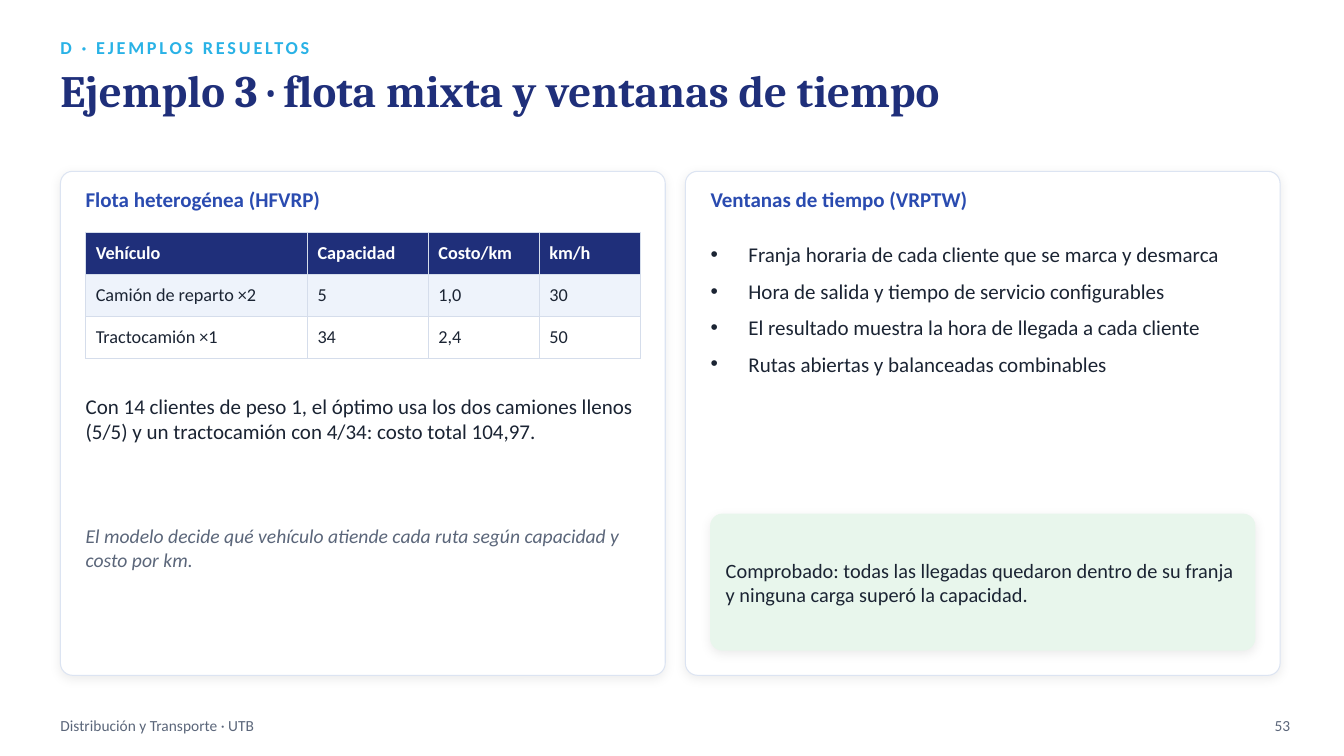
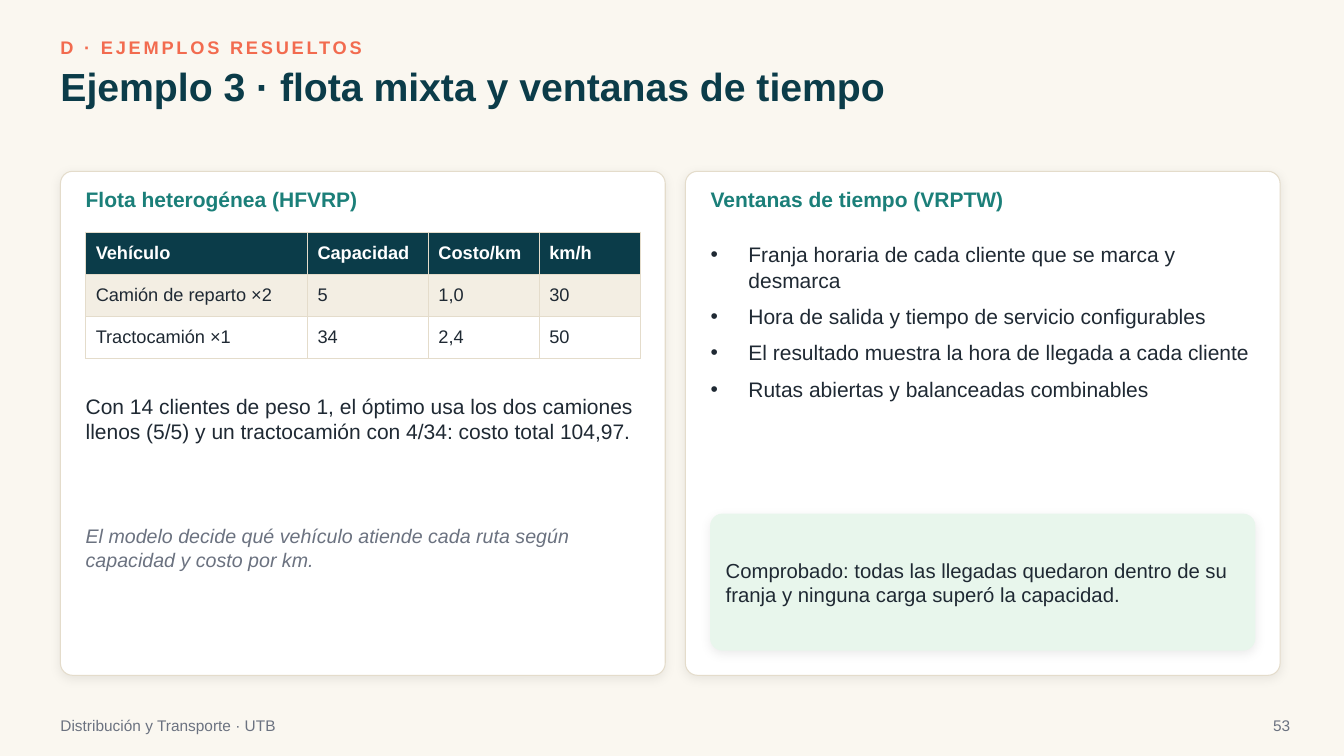
Before and after one commit to sebastianslg/grafosapp, a slide deck: slide 53 of Exposicion_Ruteo_de_Vehiculos.pptx. Drawn at 1344x756 pixels with LibreOffice and Linux fonts; fonts in the diff are those of the drawing. Boxes give left, top, right and bottom in pixels: in the first picture for what was removed or moved away, otherwise in the second. Text is boxed around its words. In the diff, an @@ line names an element or a change of style, - is before the commit and + after.

```diff
--- a/Exposicion_Ruteo_de_Vehiculos.pptx
+++ b/Exposicion_Ruteo_de_Vehiculos.pptx
@@ background #FFFFFF to #FAF7F0 @@
@@ text "D · EJEMPLOS RESUELTOS" at [60,41,73,54]: font Calibri to Arial, text colour #29B2E6 to #F26B4F @@
@@ text "Ejemplo 3 · flota mixta ..." at [60,72,884,109]: size 32 to 28 pt, font Cambria to Arial, text colour #1F2F7A to #0B3C49 @@
@@ rounded rectangle at [60,171,665,676]: outline #DCE4F2 0.75 pt to #E4DCCB 0.75 pt @@
@@ rounded rectangle at [686,171,1280,676]: outline #DCE4F2 0.75 pt to #E4DCCB 0.75 pt @@
@@ text "Flota heterogénea (HFVRP)" at [86,191,357,211]: font Calibri to Arial, text colour #2A4BB0 to #1B7F79 @@
@@ text "Ventanas de tiempo (VRPTW)" at [711,191,1003,211]: font Calibri to Arial, text colour #2A4BB0 to #1B7F79 @@
@@ table at [86,232,640,350] @@
@@ fill #1F2F7A to #0B3C49 in row 1 @@
@@ fill #EEF3FB to #F3EEE3 in row 2 @@
@@ font Calibri to Arial @@
@@ text colour #1B2433 to #1F2933 in "Camión de reparto ×2", "5", "1,0", "30" and 4 more places @@
@@ borders changed @@
@@ font Calibri to Arial, text colour #5B667A to #6B7280 in 3 elements at [1273,720,1290,731], [60,719,276,734], [86,528,568,571] @@
@@ font Calibri to Arial, text colour #1B2433 to #1F2933 in 3 elements at [86,398,633,443], [748,246,1249,401], [726,563,1226,607] @@
```
Also in this commit, not shown: 57 other slides changed, 1 other file.
